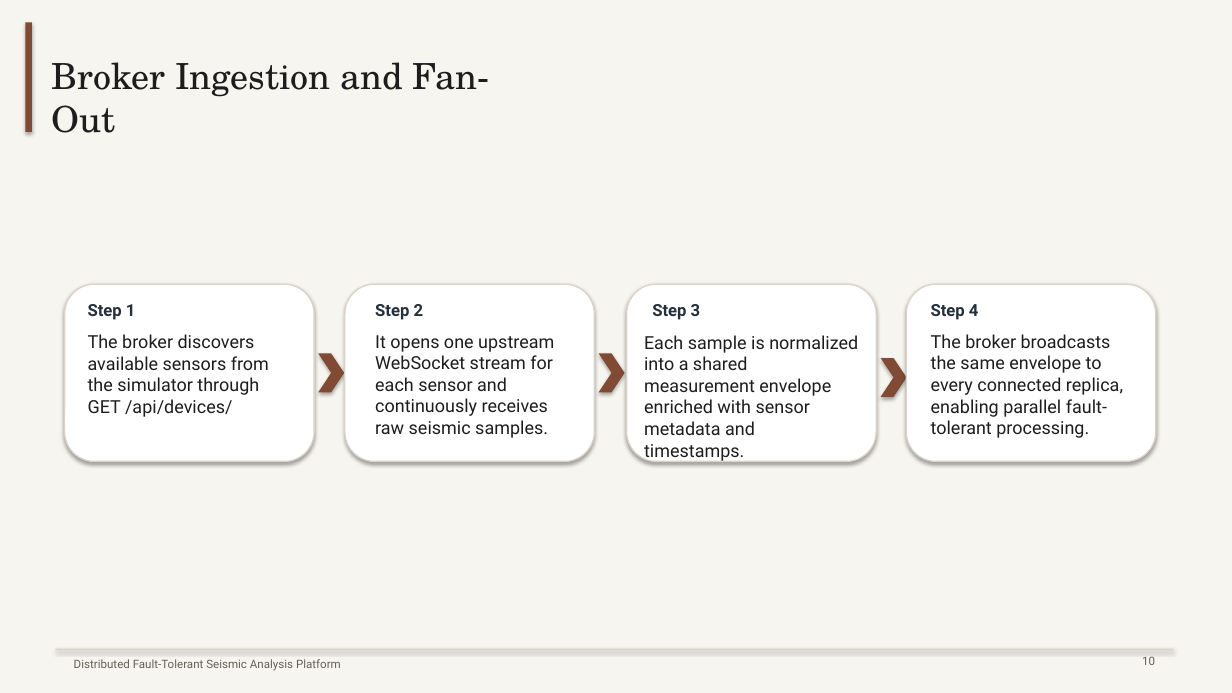
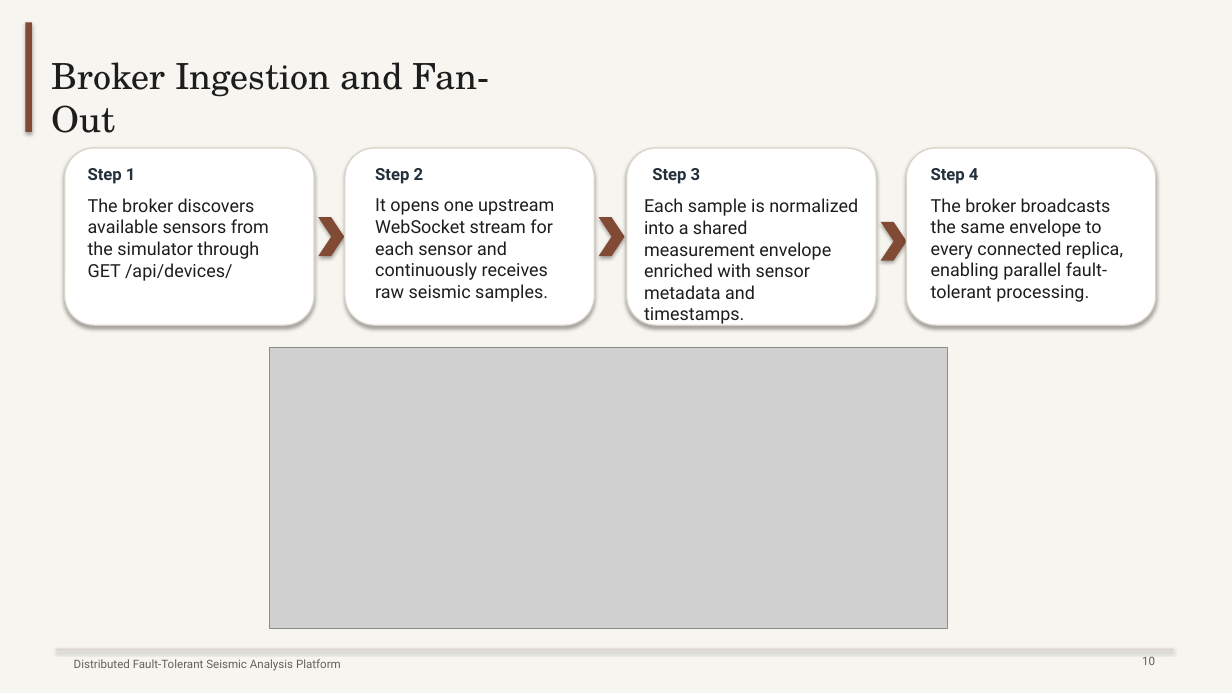
Before and after one commit to mattia9203/1998519_LTM, a slide deck: slide 5 of booklets/seismic_final_presentation.pptx (slide 9 before the commit). Drawn at 1232x693 pixels with LibreOffice and Linux fonts; fonts in the diff are those of the drawing; grey boxes stand for pictures. Boxes give left, top, right and bottom in pixels: in the first picture for what was removed or moved away, otherwise in the second. Text is boxed around its words. In the diff, an @@ line names an element or a change of style, - is before the commit and + after.

```diff
--- a/booklets/seismic_final_presentation.pptx
+++ b/booklets/seismic_final_presentation.pptx
@@ 8 texts, 4 rounded rectangles, 3 chevrons: place and size @@
-8 texts, 4 rounded rectangles, 3 chevrons at bbox=[65, 285, 1156, 462]
+8 texts, 4 rounded rectangles, 3 chevrons at bbox=[65, 148, 1156, 325]
@@ picture added at bbox=[270, 348, 948, 629] @@
```
Also in this commit, not shown: 6 other slides changed, 3 slides added, 4 slides removed, 1 other file.
